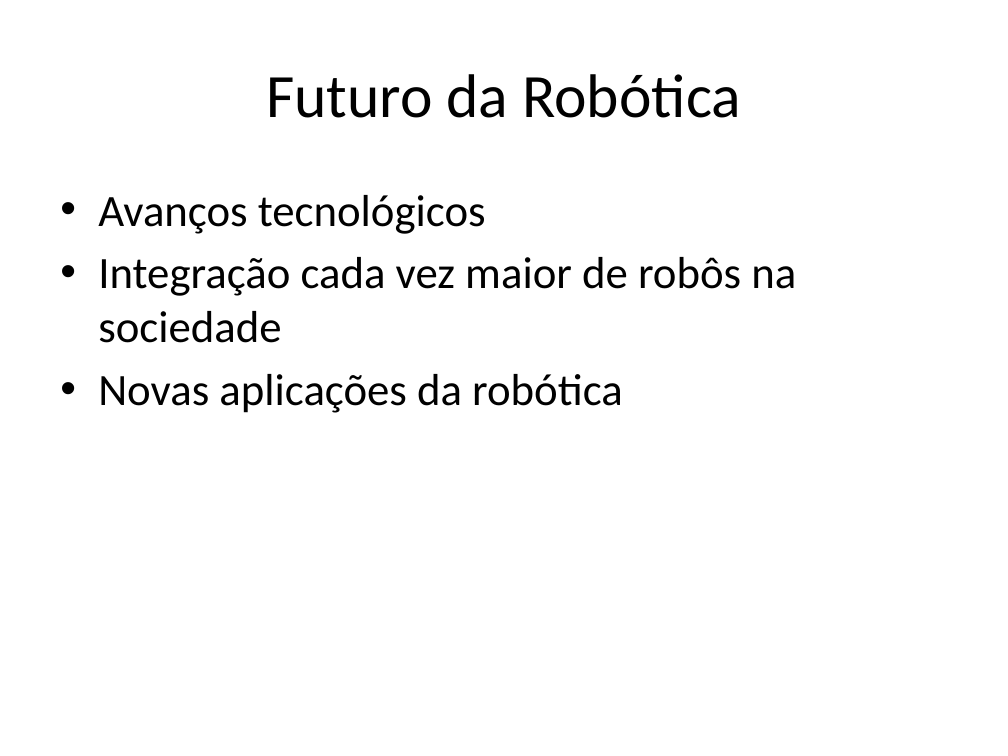
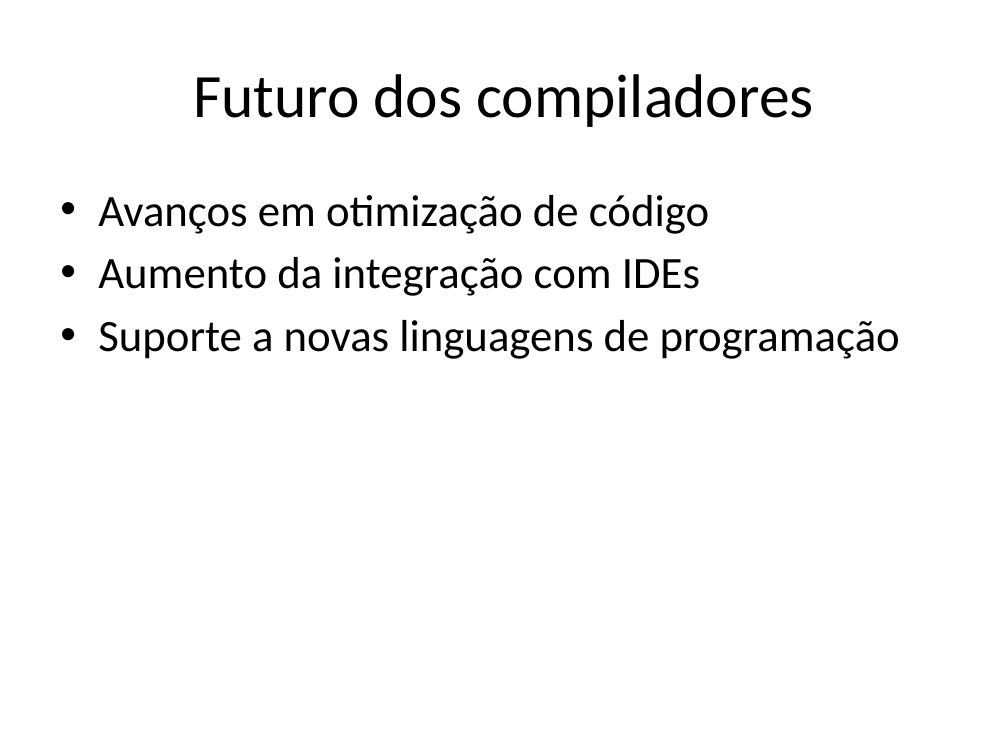
Before and after one commit to lcdlemos/EstagioNutes, a slide deck: slide 13 of IA/auto_apresentacao_IA.pptx (slide 9 before the commit). Drawn at 1008x756 pixels with LibreOffice and Linux fonts; fonts in the diff are those of the drawing. Boxes give left, top, right and bottom in pixels: in the first picture for what was removed or moved away, otherwise in the second. Text is boxed around its words. In the diff, an @@ line names an element or a change of style, - is before the commit and + after.

```diff
--- a/IA/auto_apresentacao_IA.pptx
+++ b/IA/auto_apresentacao_IA.pptx
@@ title at [193,74,813,127]: text changed @@
-Futuro da Robótica
+Futuro dos compiladores
@@ text at [98,195,900,359]: text changed @@
-• Avanços tecnológicos
-• Integração cada vez maior de robôs na sociedade
-• Novas aplicações da robótica
+• Avanços em otimização de código
+• Aumento da integração com IDEs
+• Suporte a novas linguagens de programação
```
Also in this commit, not shown: 15 slides added, 9 slides removed, 10 other files.
